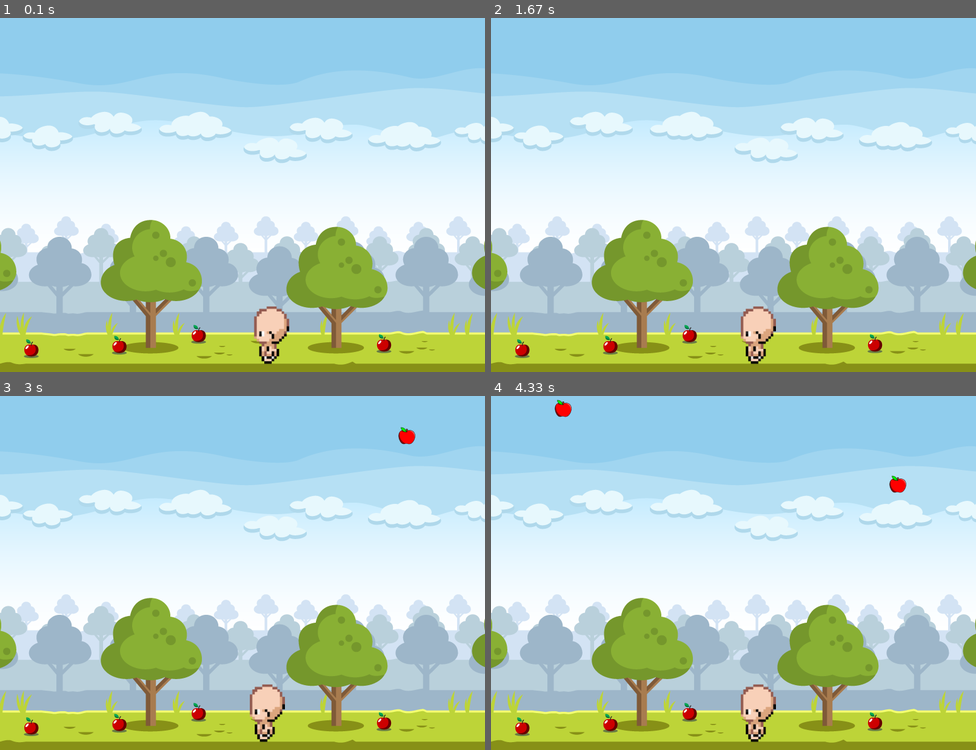
Above: before the commit, frames 1-4 (two rows, left to right).
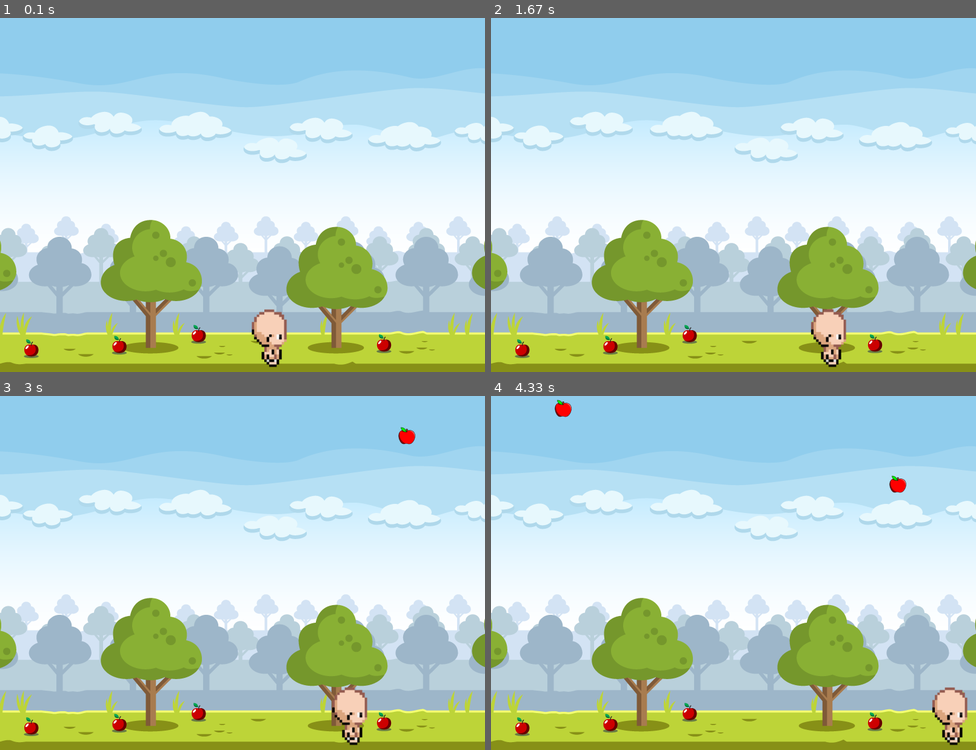
Above: after the commit, the same moments.

Repository: marcho4/Yandex-Lyceum-PyGame-Project
Game: pygame game, started from main.py
The game is run twice, just before and just after one commit, with the same random seed, the same clock (stepped at 60 frames per second) and the same inputs.
Inputs:
- Up to frame 1 (0.1 s): no input
- Up to frame 2 (1.67 s): hold Right 0.33-0.8 s; hold Right 0.83-1.3 s; hold Left from 1.33 s (still down)
- Up to frame 3 (3 s): release Left at 1.87 s; hold Left 1.9-2.3 s; hold Right 2.33-2.97 s
- Up to frame 4 (4.33 s): hold Left 3-3.47 s; hold Right 3.5-3.97 s; hold Right from 4 s (still down)

The runs differ from the first frame. In frame 1, 0.6% of the frame differs, in the area x 51-60%, y 81-99%; in frame 2, 1.7%; in frame 3, 1.7%; in frame 4, 1.7%, in the area x 51-99%, y 81-99%.

Commit message:
Нужно исправлять анимацию и добавлять стартовый и конечный экран

Diff:
--- a/main.py
+++ b/main.py
@@ -17,6 +17,7 @@
 pygame.display.set_caption('Собери яблоки!')
 missed_apples = 0
 collected_apples = 0
+bad_apples_collected = 0
 
 
 # Задний фон
@@ -67,15 +68,20 @@
         self.rect.y = pos[1]
 
     def update(self):
+        global bad_apples_collected
         if True:
             self.rect = self.rect.move(0, 1)
-        if self.rect.y > 600:
-            self.kill()
+            if self.rect.y > 600:
+                self.kill()
+            if pygame.sprite.collide_mask(self, bro):
+                bad_apples_collected += 1
+                self.kill()
 
 
 class AnimatedSprite(pygame.sprite.Sprite):
     def __init__(self, sheet, columns, rows, desired_row, x, y):
         super().__init__(sprites)
+        self.elapsed = 0
         self.frames = []
         self.t = False
         self.desired_row = columns * (rows - desired_row + 1) * (-1)
@@ -108,28 +114,49 @@
         self.image = self.frames[self.cur_frame]
 
 
+
 running = True
 background = Background()
-bro = AnimatedSprite(load_image('bro.png'), 4, 4, 3, 400, 490)
+bro = AnimatedSprite(load_image('bro.png'), 4, 4, 4, 400, 490)
 start1 = time.time()
 start2 = time.time()
 apple_interval = 2  # интервал, с которым появляются обычные яблоки
 bad_apple_interval = 5  # интервал, с которым появляются плохие яблоки
+max_x = 720
+min_x = 0
+
+
+def move(hero, movement):
+    x, y = hero.rect.x, hero.rect.y
+    if movement == "left":
+        if x > min_x:
+            hero.rect.x -= 10
+    elif movement == "right":
+        if x < max_x - 1:
+            hero.rect.x += 10
+
+
 while running:
     sprites.update()
+    keys = pygame.key.get_pressed()
     now1 = time.time()
     now2 = time.time()
+    if keys[pygame.K_RIGHT]:
+        move(bro, "right")
+    if keys[pygame.K_LEFT]:
+        move(bro, "left")
     if now1 - start1 > apple_interval:
         Apple([random.randint(20, 760), random.randint(0, 20)])
         start1 = now1
     if now2 - start2 > bad_apple_interval:
         BadApple([random.randint(20, 760), random.randint(0, 20)])
         start2 = now2
+    # завершение игры если 3 гнилых яблока собрали или если 10 яблок пропустили
+    if bad_apples_collected == 3 or missed_apples == 10:
+        running = False
     for event in pygame.event.get():
         if event.type == pygame.QUIT:
             running = False
-        if event.type == pygame.MOUSEBUTTONUP:
-            pass
     sprites.draw(screen)
     pygame.display.flip()
     clock.tick(60)
